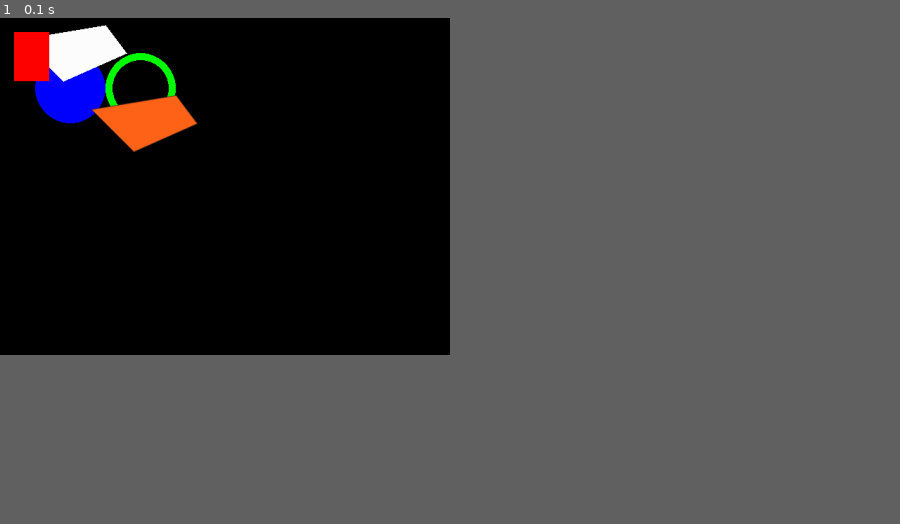
Above: before the commit, frame 1.
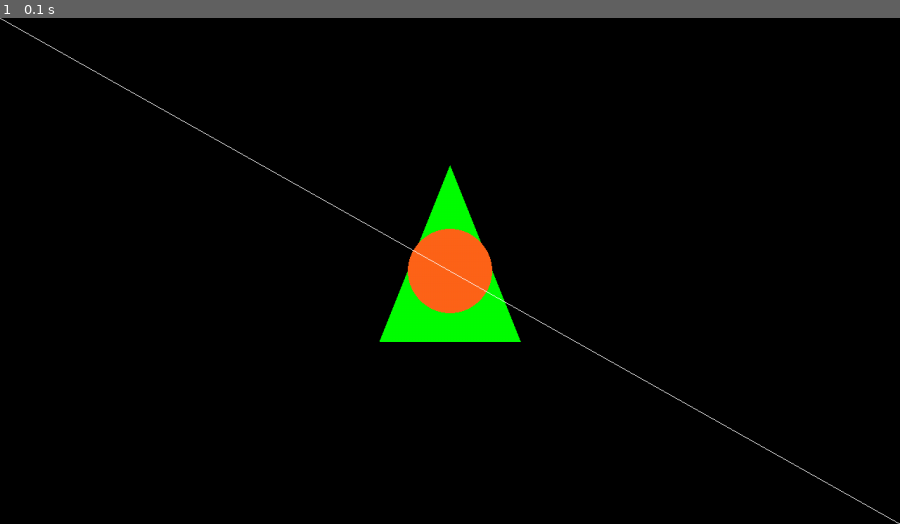
Above: after the commit, the same moment.

Repository: Valiter/N-back_Task_Repository
Game: pygame game, started from pygame_module.py
Same seed, same stepped clock (60 frames per second), same inputs: the game is played once before the commit and once after it.
Inputs:
- Up to frame 1 (0.1 s): no input
In our replay, the window is 450x337 before the commit and 900x506 after it. These sizes can differ from the game's own. Grey fills any space a smaller window leaves; there, only what the larger window draws over its background counts as a difference.

The runs differ from the first frame. In frame 1, 5.7% of the frame differs, in the area x 0-100%, y 0-100%.

Commit message:
upd: [19:52, 24.02.22] comment: Сидел разбирался с PyGame. возникли сложности со стабильностью картинки по коду из smt.py. Абсолютно непонятно, откуда идет подлагивание и легкие фризы! Раздражает до жути. В pygame_module.py почистил и малость переделал код. Понял, как программно выялять размер экрана, а затем уже центрировать — необходимо вести тестирование на всем экране. Скачал картинки, которые были переданы мне "по наследству".
Task's:
- Понять как вводить стимулы через pygame или же придется использовать tkinter вместе с ним и как-то совмещать... Или вообще использовать только tkinter.
- Сделать словарь СТИМУЛ / КОМАНДА ДЛЯ ВЫВОДА в pygame_module.py.
    а) Возможно, что с фигурами стоит сделать только позиционирование? Не уверен.
    б) Настроить таймер для показа картинок.
    в) Нужно как-то сделать отображение оставшегося времени, нет?
- Сделать список для регистрации реакций испытуемого длинной равный длинне списку стимулов.

 Finished Task's:
 1) Генератор ряда;
 2) анализатор сответствия интервалу;
 3) Основной файл, для вызова функций.
 4) Сделать проверку стимулов, заходящих в программу.

Diff:
--- a/generator_git.py
+++ b/generator_git.py
@@ -32,7 +32,7 @@
 
     figure_dict_for_n_back = ["triangle", "sphere", "square", "circle", "pyramid", "oval", "prism"]
 
-    color_dict_for_n_back = ["white", "red", "green", "blue", "yellow", "brown", "black", "orange"]
+    color_dict_for_n_back = ["white", "red", "green", "blue", "yellow", "brown", "black", "orange", "beige"]
 
     return rus_list_for_n_back, eng_dict_for_n_back, num_list_for_n_back, figure_dict_for_n_back, color_dict_for_n_back
 
--- a/pygame_module.py
+++ b/pygame_module.py
@@ -9,50 +9,60 @@
 
 '''Нижу находятся словари-расшифровщики'''
 
+
+#  Подозреваю, что словарь с фигурами тут не нужен... Или нужно как-то это переработать.
+#  Может только позиционирование прописать надо? Непонятно.
 figure_dict_for_n_back = {"triangle": "", "sphere": "", "square": "",
                           "circle": "", "pyramid": "", "oval": "", "prism": ""}
 
 color_dict_for_n_back = {"white": (255, 255, 255), "red": (255, 0, 0), "green": (0, 255, 0), "blue": (0, 0, 255),
-                         "yellow": (225, 225, 0), "brown": (100, 50, 30), "black": (0, 0, 0), "orange": (255, 100, 25)}
+                         "yellow": (225, 225, 0), "brown": (100, 50, 30), "black": (0, 0, 0), "orange": (255, 100, 25),
+                         "beige": (237, 211, 156)}
 
 
 def pygame_func():
+
+    def quit_pygame():
+        pygame.quit()
+        sys.exit()
+
     pygame.init()
 
-    screen = pygame.display.set_mode((640, 480))
-    rect = pygame.Rect(20, 20, 50, 70)
-    color = color_dict_for_n_back["red"]
-    pygame.draw.circle(screen, color_dict_for_n_back["blue"],
-                       (100, 100), 50)
-    pygame.draw.circle(screen, color_dict_for_n_back["green"],
-                       (200, 100), 50, 10)
-    pygame.draw.polygon(screen, color_dict_for_n_back["white"],
-                        [[150, 10], [180, 50],
-                         [90, 90], [30, 30]])
-    pygame.draw.polygon(screen, color_dict_for_n_back["orange"],
-                        [[250, 110], [280, 150],
-                         [190, 190], [130, 130]])
-    pygame.draw.aalines(screen, color_dict_for_n_back["brown"], True,
-                        [[250, 110], [280, 150],
-                         [190, 190], [130, 130]])
+    screen = pygame.display.set_mode((0, 0), pygame.FULLSCREEN)
+    b = type(pygame.display.get_window_size())
+    a = pygame.display.get_window_size()
+    print(b)
+    print(a[0])
+    print(a[1])
 
-    # Обработка событий должна происходить ТОЛЬКО в цикле.
+    position = [[a[0] / 2, a[1] / 2 - 150], [a[0] / 2 - 100, a[1] / 2 + 100], [a[0] / 2 + 100, a[1] / 2 + 100]]
+
+    pygame.draw.polygon(screen, color_dict_for_n_back['green'], position)
+
+    pygame.draw.circle(screen, color_dict_for_n_back["orange"], [a[0] / 2, a[1] / 2], 60)
+
+    pygame.draw.lines(screen, color_dict_for_n_back['white'], False, [[0, 0], [2560, 1440]])
+    pygame.draw.lines(screen, color_dict_for_n_back['white'], False, [[2560, 0], [0, 1440]])
+
+
+#  Обработка событий должна происходить в цикле.
     while True:
         for event in pygame.event.get():
             if event.type == pygame.QUIT:
-                pygame.quit()
-                sys.exit()
+                quit_pygame()
 
             if event.type == pygame.KEYDOWN:
                 if event.key == pygame.K_SPACE:
-                    color = color_dict_for_n_back["black"]
+                    pass
+
+                if event.key == pygame.K_ESCAPE:
+                    quit_pygame()
 
             if event.type == pygame.KEYUP:
                 if event.key == pygame.K_SPACE:
-                    color = color_dict_for_n_back["red"]
+                    pass
 
-        pygame.draw.rect(screen, color, rect, 0)
-        pygame.display.flip()
+        pygame.display.update()
 
 
 pygame_func()
--- /dev/null
+++ b/smt.py
@@ -0,0 +1,51 @@
+import pygame
+import sys
+
+FPS = 30
+WIN_WIDTH = 400
+WIN_HEIGHT = 150
+WHITE = (255, 255, 255)
+ORANGE = (255, 150, 100)
+
+clock = pygame.time.Clock()
+sc = pygame.display.set_mode(
+    (WIN_WIDTH, WIN_HEIGHT))
+
+# радиус будущего круга
+r = 30
+# координаты круга
+# скрываем за левой границей
+x = 0 - r
+# выравнивание по центру по вертикали
+y = WIN_HEIGHT // 2
+
+sc.fill(WHITE)
+# рисуем круг
+
+while True:
+    for i in pygame.event.get():
+        if i.type == pygame.QUIT:
+            sys.exit()
+
+    # заливаем фон
+
+    pygame.draw.circle(sc, WHITE,
+                       (x - 2, y), r)
+
+    pygame.draw.circle(sc, ORANGE,
+                       (x, y), r)
+    # обновляем окно
+
+    # Если круг полностью скрылся
+    # за правой границей,
+    if x >= WIN_WIDTH + r:
+        # перемещаем его за левую
+        x = 0 - r
+    else:  # Если еще нет,
+        # на следующей итерации цикла
+        # круг отобразится немного правее
+        x += 2
+
+    pygame.display.update()
+
+    clock.tick(FPS)
--- a/video_part.py
+++ /dev/null
@@ -1,45 +0,0 @@
-import pygame
-import sys
-
-FPS = 60
-WIN_WIDTH = 400
-WIN_HEIGHT = 100
-WHITE = (255, 255, 255)
-ORANGE = (255, 150, 100)
-
-clock = pygame.time.Clock()
-sc = pygame.display.set_mode(
-    (WIN_WIDTH, WIN_HEIGHT))
-
-# радиус будущего круга
-r = 30
-# координаты круга
-# скрываем за левой границей
-x = 0 - r
-# выравнивание по центру по вертикали
-y = WIN_HEIGHT // 2
-
-while 1:
-    for i in pygame.event.get():
-        if i.type == pygame.QUIT:
-            sys.exit()
-
-    # заливаем фон
-    sc.fill(WHITE)
-    # рисуем круг
-    pygame.draw.circle(sc, ORANGE,
-                       (x, y), r)
-    # обновляем окно
-    pygame.display.update()
-
-    # Если круг полностью скрылся
-    # за правой границей,
-    if x >= WIN_WIDTH + r:
-        # перемещаем его за левую
-        x = 0 - r
-    else:  # Если еще нет,
-        # на следующей итерации цикла
-        # круг отобразится немного правее
-        x += 2
-
-    clock.tick(FPS)
